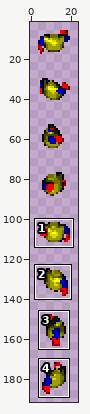
One commit to this sprite sheet: graphics/chars/bodies/base/upper_idle_handgun_24x24.png. Above: a wide view before the commit, with the close-up outlined.
Close-up. As it was:
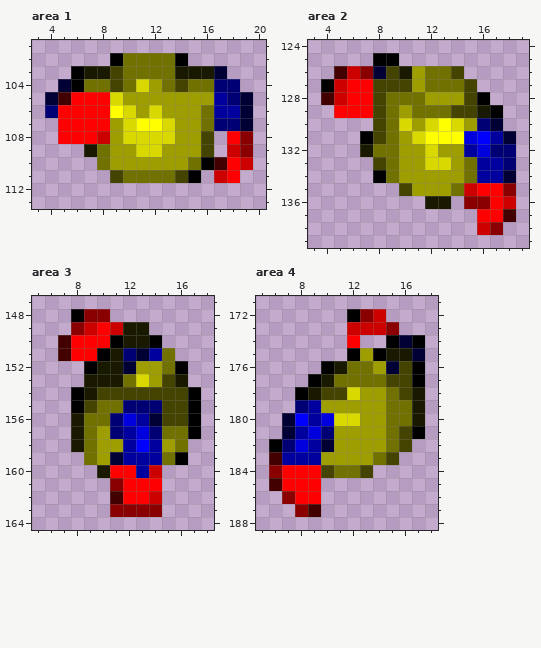
The file is 24x192 pixels. Colours within 5 levels of each other are drawn and written as one. Shown: area 1: x 3..20, y 101..113; area 2: x 3..19, y 124..139; area 3: x 5..18, y 147..164; area 4: x 5..18, y 171..188. The wide view leaves out empty margins. The commit also changed other parts of the picture, which this record leaves out.
New version:
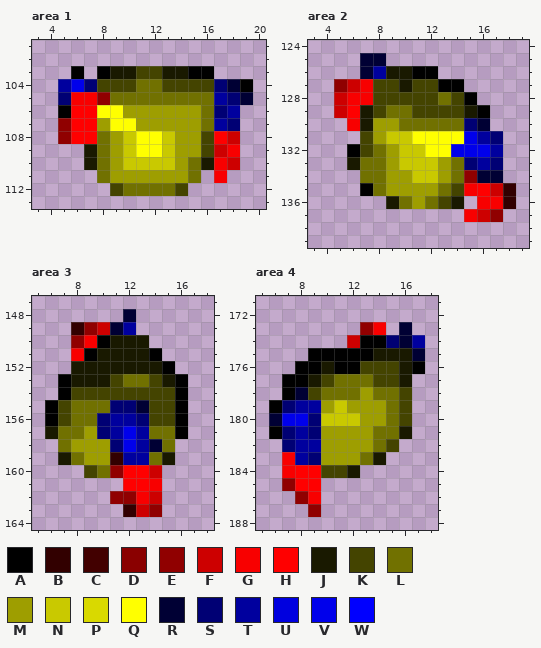
Palette (. is transparent): A #000000  B #320000  C #420000  D #8a0000  E #900000  F #cd0000  G #f80000  H #ff0000  J #191900  K #444400  L #717100  M #9e9e00  N #c9c900  P #d9d900  Q #ffff00  R #000034  S #000074  T #00009e  U #0000df  V #0000eb  W #0000ff
The exact change:
Changed rows in their new state; - is an unchanged pixel.
Area 1:
first column x 4:
102 -----......-----
103 ---.AJJKKJ-AA.--
104 -TVSK-KLLK-KK-RA
105 .SGGELLLLLLLL---
106 .A--Q-M-M----S-.
107 -E--MQQMMM---T-.
108 -E--L-NQQN---HF.
109 ------NQQN---FG.
110 ---J--NNNN--JGF.
111 ----LMMMMMML-G.-
112 -----KLLLLK-----
Area 2:
first column x 4:
125 ---RR.---------
126 -..RTJ-AA..----
127 .EFG--JKKAA.---
128 .-GG-KKKKLKA.--
129 -F-J--LKKK-JA.-
130 --GJMMLLLLLSR.-
131 ---KMNNQ---VTS.
132 --AK-MNNQQVVVT.
133 --JLLMNNNMLS-S.
134 ---LLM-NN-LERR.
135 ---ALMM--LKG-FB
136 -----JLMLKJ.GGB
137 -----------GFE.
138 ------------..-
Area 3:
first column x 6:
148 --...-R-----
149 --BEFRT.----
150 -.EGAJ--.---
151 -.GAJ-JJA.--
152 --JJ--JJJA.-
153 -AJ--K-LKJA-
154 -AKK------A.
155 AKLL-S-RK-A.
156 AKL-STTSK-A.
157 JLLMSTVTL-A.
158 -LMM-SVTRL.-
159 -JLM-B--LJ.-
160 ---KLE-H----
161 -----.--G---
162 -----EEG----
163 -----.BFE---
Area 4:
first column x 6:
172 ------...---
173 ------.EG.R-
174 ------FAAS-T
175 ---AAA-AJ---
176 --AAJAAKKKJ-
177 -AAJK---K-J.
178 -ARKLLL-L--.
179 AST--N----K.
180 RVVSNNN---K.
181 AS-SM---L-J.
182 .-T-M---LK.-
183 .G-S---LJ.--
184 .G---KJ.----
185 .E----------
186 -.EG--------
187 --.E--------
Changed places in both close-ups, as pixel boxes (x1, y1, x2, y2):
changed: (45, 53, 253, 196)
changed: (321, 53, 516, 235)
changed: (45, 309, 201, 517)
changed: (269, 309, 425, 517)
